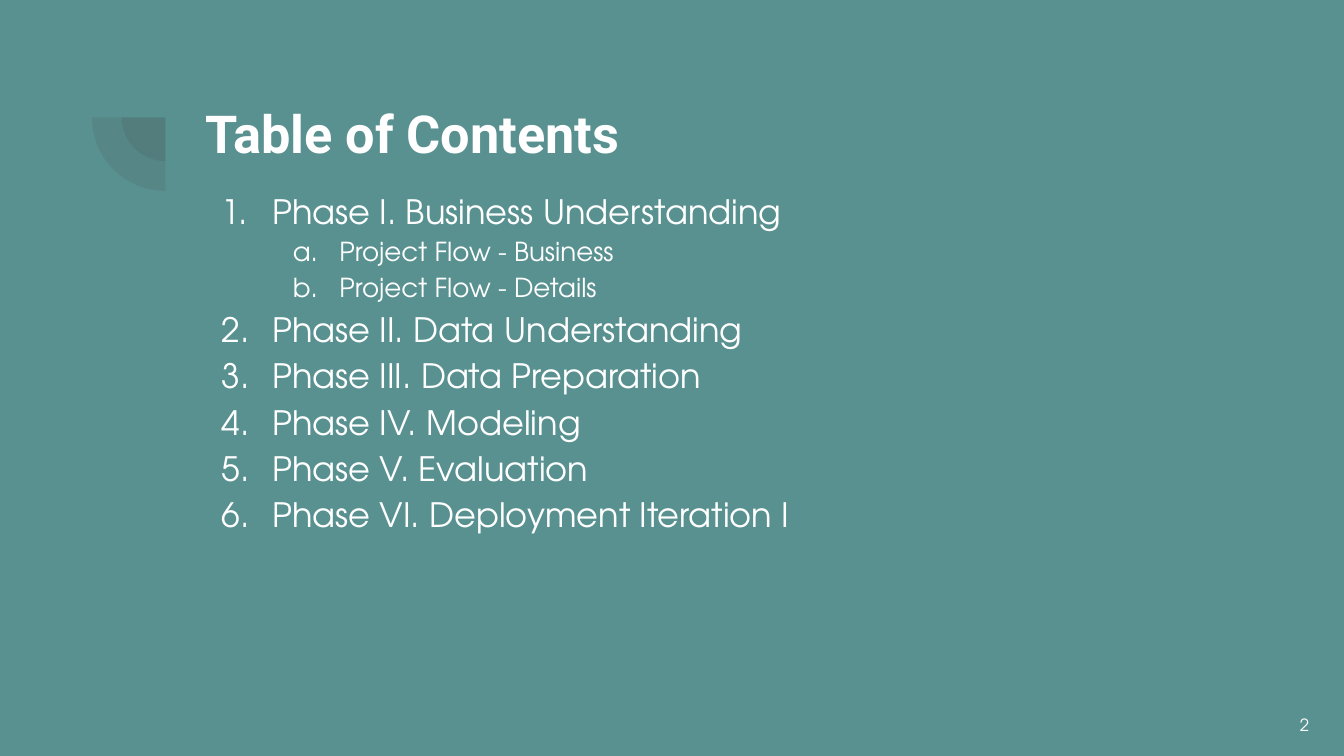
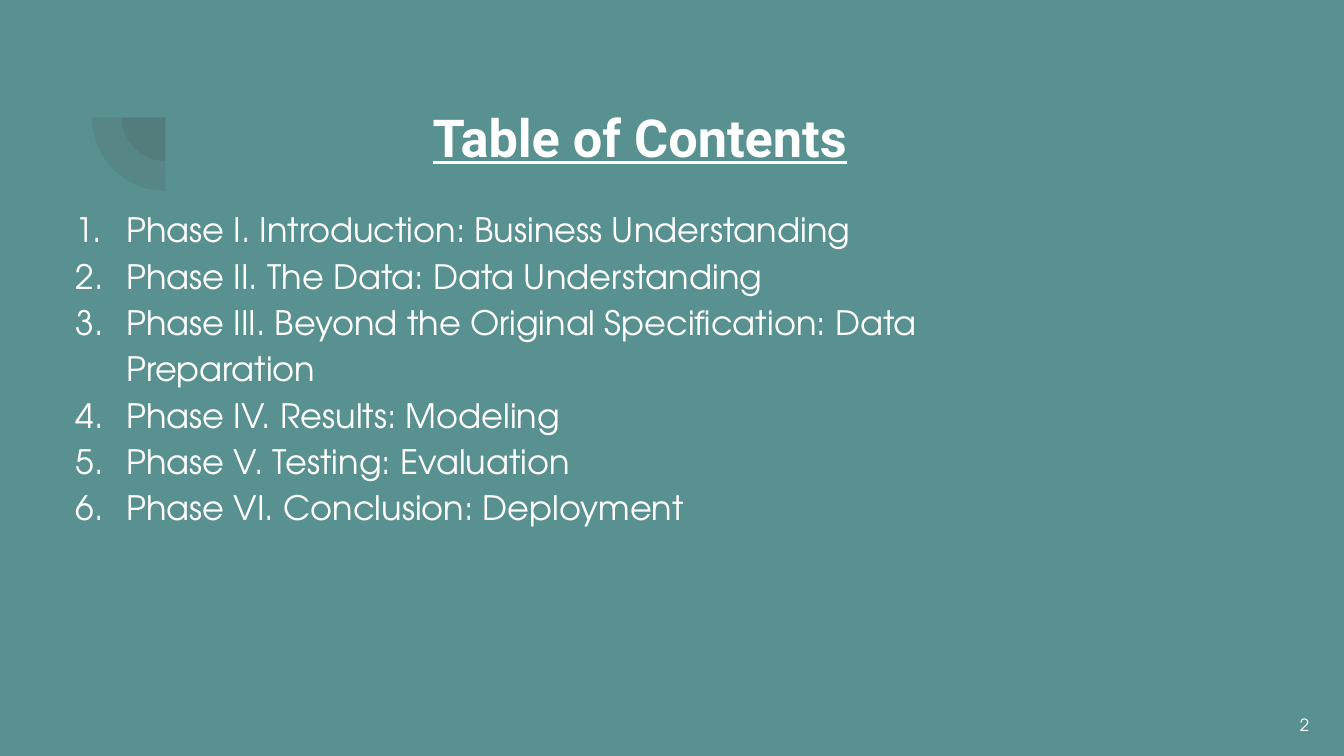
Before and after one commit to dkm2bd/UVA_DSI_CS5010_capstone1, a slide deck: slide 2 of UVA.Capstone1_webscrapper_final_report.pptx. Drawn at 1344x756 pixels with LibreOffice and Linux fonts; fonts in the diff are those of the drawing. Boxes give left, top, right and bottom in pixels: in the first picture for what was removed or moved away, otherwise in the second. Text is boxed around its words. In the diff, an @@ line names an element or a change of style, - is before the commit and + after.

```diff
--- a/UVA.Capstone1_webscrapper_final_report.pptx
+++ b/UVA.Capstone1_webscrapper_final_report.pptx
@@ title "Table of Contents": place and size @@
-title "Table of Contents" at [205,113,620,154]
+title "Table of Contents" at [433,117,847,164]
@@ title "Table of Contents" at [433,117,847,164]: underline on; alignment left to centre @@
@@ text at [126,217,916,527]: text changed @@
-1. Phase I. Business Understanding
-  a. Project Flow - Business
-  b. Project Flow - Details
-2. Phase II. Data Understanding
-3. Phase III. Data Preparation
-4. Phase IV. Modeling
-5. Phase V. Evaluation
-6. Phase VI. Deployment Iteration I
+1. Phase I. Introduction: Business Understanding
+2. Phase II. The Data: Data Understanding
+3. Phase III. Beyond the Original Specification: Data Preparation
+4. Phase IV. Results: Modeling
+5. Phase V. Testing: Evaluation
+6. Phase VI. Conclusion: Deployment
```
Also in this commit, not shown: 7 other slides changed, 9 slides removed.
